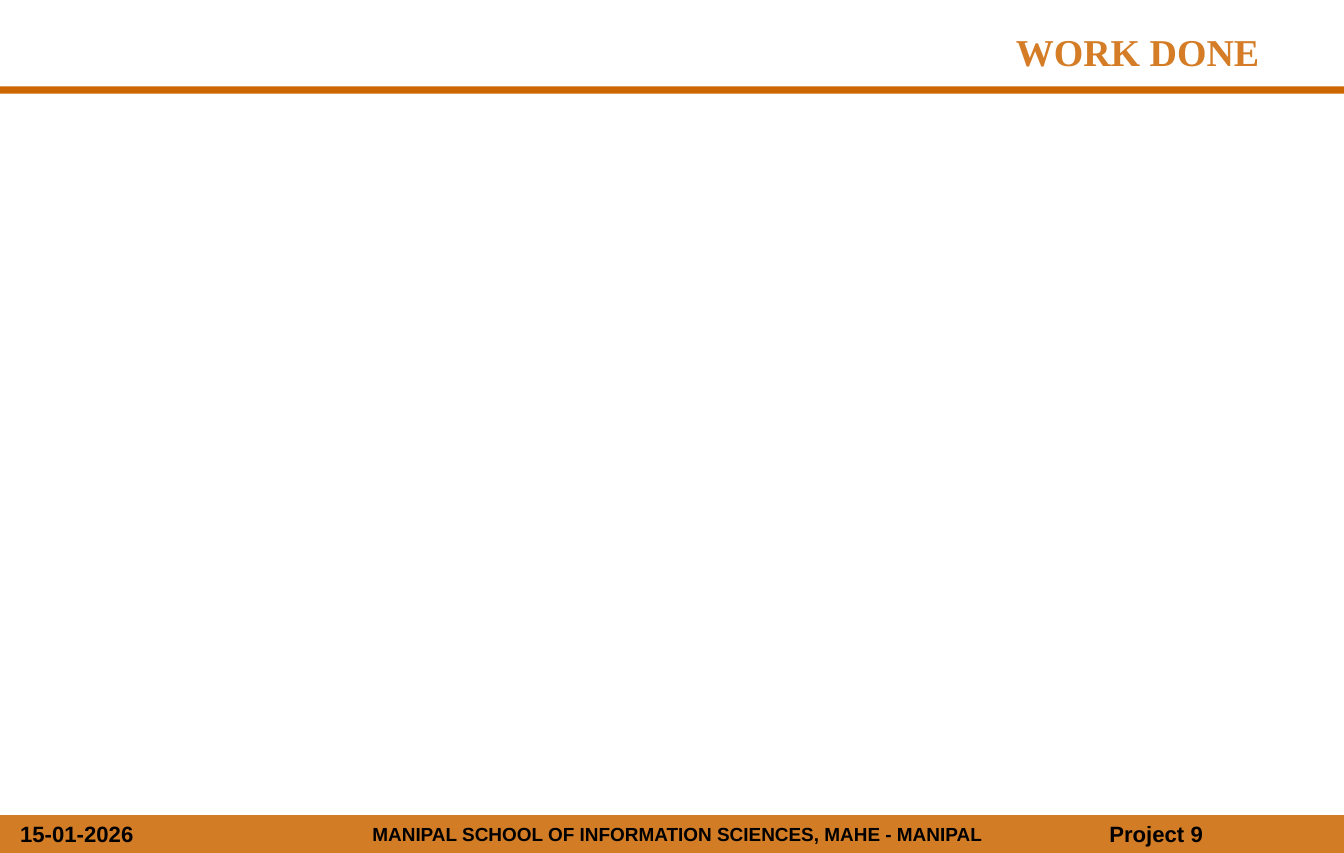
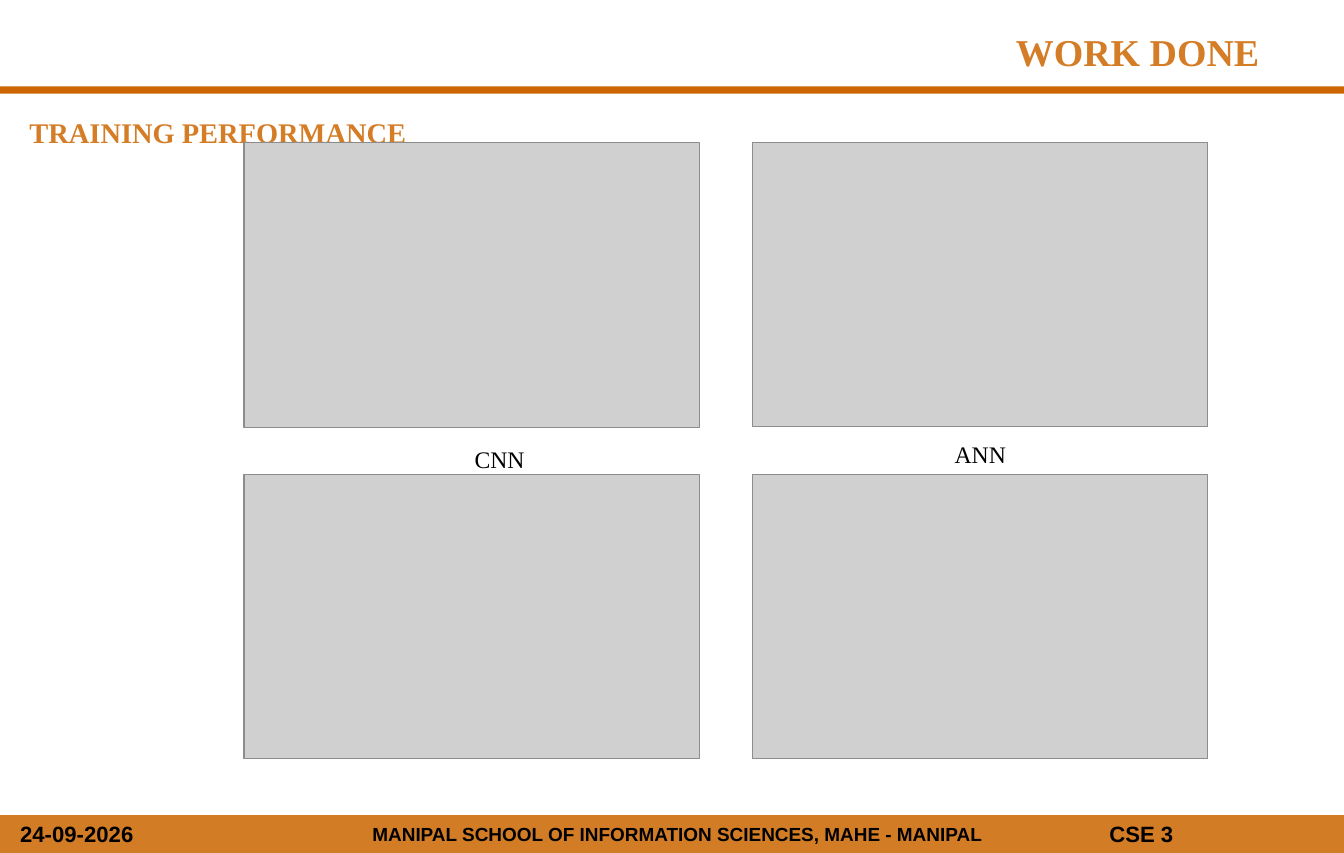
Before and after one commit to NitinKarthik01/AI_IDS, a slide deck: slide 15 of DOCS/Mini_Project_Presentation_Template.pptx (slide 9 before the commit). Drawn at 1344x853 pixels with LibreOffice and Linux fonts; fonts in the diff are those of the drawing; grey boxes stand for pictures; background and template pictures are left out. Boxes give left, top, right and bottom in pixels: in the first picture for what was removed or moved away, otherwise in the second. Text is boxed around its words. In the diff, an @@ line names an element or a change of style, - is before the commit and + after.

Commit message:
PPT UPLOADED

```diff
--- a/DOCS/Mini_Project_Presentation_Template.pptx
+++ b/DOCS/Mini_Project_Presentation_Template.pptx
@@ text added at bbox=[29, 124, 406, 148], 18 pt, text #D47D26, bold @@
+TRAINING PERFORMANCE
@@ picture added at bbox=[244, 143, 699, 428] @@
@@ picture added at bbox=[752, 142, 1207, 427] @@
@@ text added at bbox=[955, 447, 1006, 463], 15 pt, text #000000 @@
+ANN
@@ picture added at bbox=[244, 475, 699, 759] @@
@@ text added at bbox=[475, 452, 525, 469], 15 pt, text #000000 @@
+CNN
@@ picture added at bbox=[752, 475, 1207, 759] @@
@@ text at bbox=[20, 826, 133, 843]: text changed @@
-15-01-2026
+24-09-2026
@@ text at bbox=[1109, 826, 1173, 843]: text changed @@
-Project 9
+CSE 3
```
Also in this commit, not shown: 5 other slides changed, 16 slides added, 5 slides removed, 1 other file.
